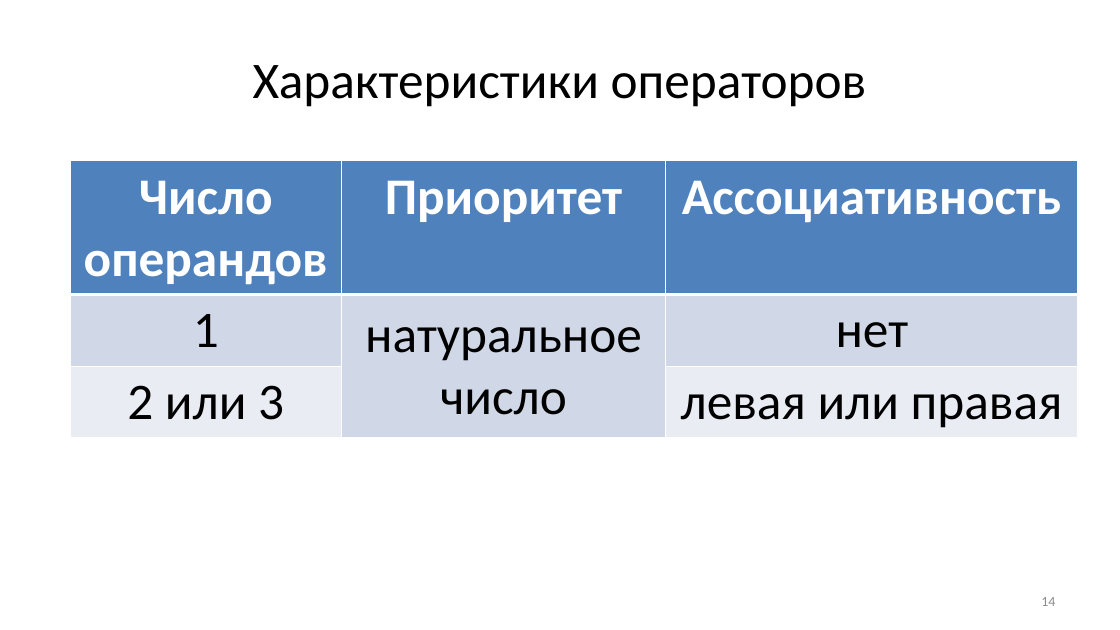
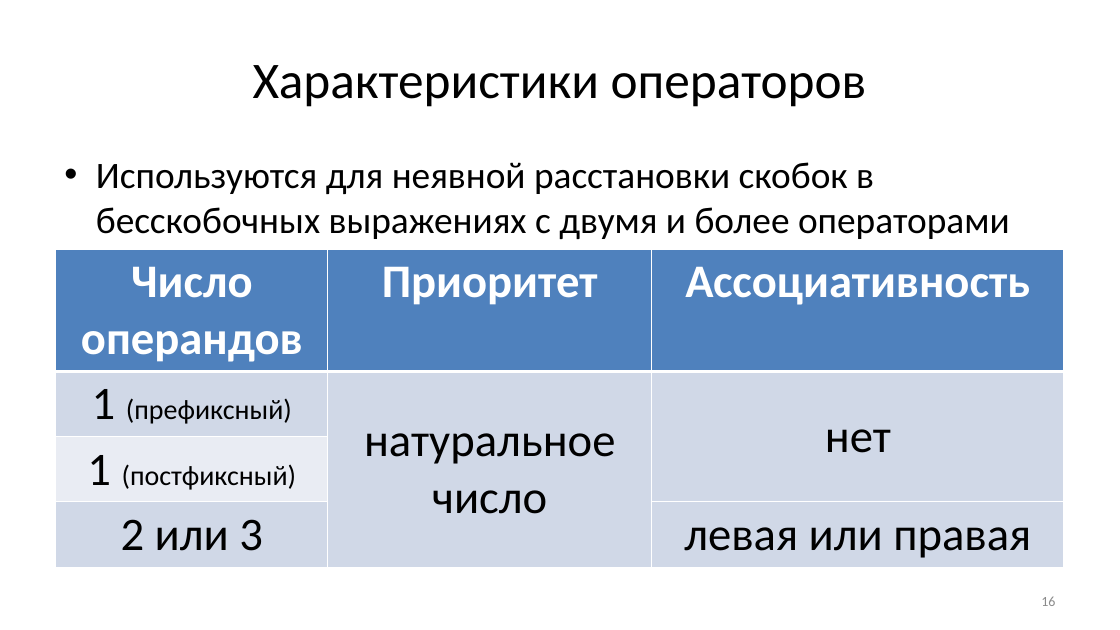
Before and after one commit to Evgueni-Petrov-aka-espetrov/Algorithms-and-Programming-in-C-pptx, a slide deck: slide 16 of 04 Выражения.pptx (slide 14 before the commit). Drawn at 1120x630 pixels with LibreOffice and Linux fonts; fonts in the diff are those of the drawing. Boxes give left, top, right and bottom in pixels: in the first picture for what was removed or moved away, otherwise in the second. Text is boxed around its words. In the diff, an @@ line names an element or a change of style, - is before the commit and + after.

Commit message:
добавил пример про неявную расстановку скобок; поставил разделы более логично

```diff
--- a/04 Выражения.pptx
+++ b/04 Выражения.pptx
@@ text added at (96,162,1010,239), 32 pt, text #000000 @@
+• Используются для неявной расстановки скобок в бесскобочных выражениях с двумя и более операторами
@@ table at (56,250,1065,563) @@
-row 2: 1 | натуральное число | нет
+row 2: 1 (префиксный) | натуральное число | нет
+row 3: 1 (постфиксный) |  | 
@@ table: place and size @@
-table at (70,161,1078,433)
+table at (56,250,1065,563)
@@ page number at (1041,597,1055,606): text changed @@
-14
+16
```
Also in this commit, not shown: 11 other slides changed, 9 slides added, 2 slides removed.
